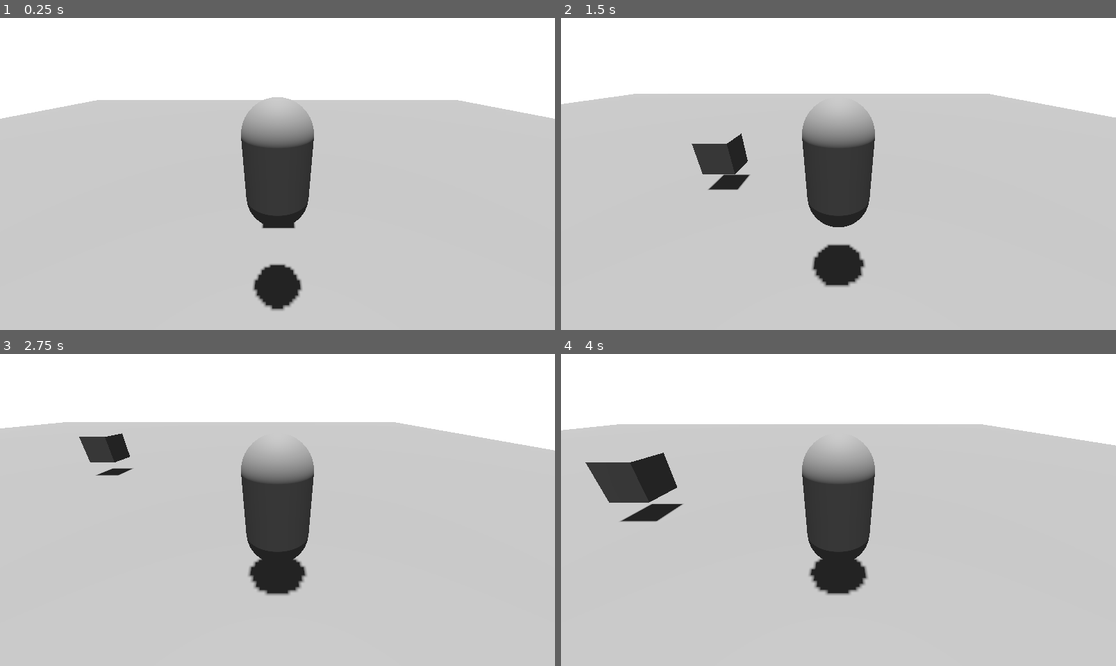
Above: before the commit, frames 1-4 (two rows, left to right).
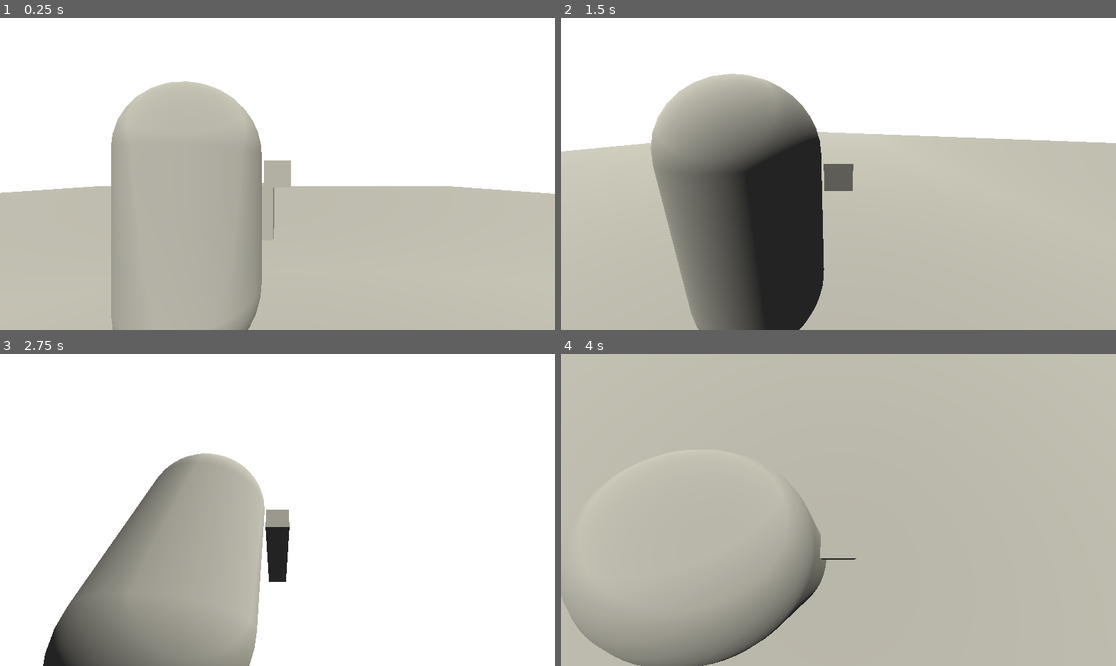
Above: after the commit, the same moments.

Repository: is-this-right/iscs-gdev-fps
Game: Godot game, scene res://scenes/game.tscn
The game is run twice, just before and just after one commit, with the same random seed, the same clock (stepped at 60 frames per second) and the same inputs.
Inputs (mouse positions are in pixels of both pictures, inside the frame that each line leads up to):
- Up to frame 1 (0.25 s): no input
- Up to frame 2 (1.5 s): tap Enter (ui_accept) at 0.5, 0.77 s; move the mouse to (960, 158) at 0.52 s; hold Right (ui_right) 0.53-1.28 s; move the mouse to (727, 189) at 1.27 s; hold Down (ui_down) from 1.28 s (still down)
- Up to frame 3 (2.75 s): tap Enter (ui_accept) at 1.52 s; move the mouse to (333, 441) at 2.02 s; release Down (ui_down) at 2.03 s; hold Right (ui_right) from 2.03 s (still down)
- Up to frame 4 (4 s): move the mouse to (810, 572) at 2.77 s; release Right (ui_right) at 2.78 s; hold Up (ui_up) 2.78-3.53 s; tap Enter (ui_accept) at 3.02, 3.77 s; move the mouse to (1005, 556) at 3.52 s; hold Left (ui_left) from 3.53 s (still down)

The runs differ from the first frame. In frame 1, 60% of the frame differs, in the area x 0-100%, y 20-100%; in frame 2, 54%; in frame 3, 76%; in frame 4, 98%, in the area x 0-100%, y 0-100%.

Commit message:
Camera and player rotation added

Diff:
--- a/project.godot
+++ b/project.godot
@@ -15,6 +15,14 @@
 config/features=PackedStringArray("4.3", "GL Compatibility")
 config/icon="res://icon.svg"
 
+[input]
+
+exit={
+"deadzone": 0.5,
+"events": [Object(InputEventKey,"resource_local_to_scene":false,"resource_name":"","device":-1,"window_id":0,"alt_pressed":false,"shift_pressed":false,"ctrl_pressed":false,"meta_pressed":false,"pressed":false,"keycode":0,"physical_keycode":4194305,"key_label":0,"unicode":0,"location":0,"echo":false,"script":null)
+]
+}
+
 [rendering]
 
 renderer/rendering_method="gl_compatibility"
--- a/scenes/game.tscn
+++ b/scenes/game.tscn
@@ -1,8 +1,15 @@
-[gd_scene load_steps=7 format=3 uid="uid://ducp0rx0t5sx"]
+[gd_scene load_steps=9 format=3 uid="uid://ducp0rx0t5sx"]
 
 [ext_resource type="PackedScene" uid="uid://s7ck66806sfg" path="res://scenes/player.tscn" id="1_lrgi8"]
 
+[sub_resource type="PhysicalSkyMaterial" id="PhysicalSkyMaterial_5tgy4"]
+
+[sub_resource type="Sky" id="Sky_4urgy"]
+sky_material = SubResource("PhysicalSkyMaterial_5tgy4")
+
 [sub_resource type="Environment" id="Environment_45f3d"]
+background_color = Color(0.121569, 0.168627, 0.564706, 1)
+sky = SubResource("Sky_4urgy")
 glow_enabled = true
 
 [sub_resource type="BoxMesh" id="BoxMesh_jg204"]
@@ -19,10 +26,10 @@
 [node name="game" type="Node3D"]
 
 [node name="DirectionalLight3D" type="DirectionalLight3D" parent="."]
-transform = Transform3D(1, 0, 0, 0, 0.0174524, 0.999848, 0, -0.999848, 0.0174524, 0, 11.9673, 0)
-light_energy = 1.242
-light_indirect_energy = 1.889
-shadow_enabled = true
+transform = Transform3D(0.99669, 0.00141879, 0.0812825, -0.0684457, 0.554128, 0.829613, -0.0438638, -0.832431, 0.552391, 0, 9.78517, 12.292)
+light_color = Color(1, 0.988235, 0.913725, 1)
+light_energy = 1.5
+light_angular_distance = 49.09
 sky_mode = 1
 
 [node name="WorldEnvironment" type="WorldEnvironment" parent="."]
@@ -46,5 +53,5 @@
 [node name="CollisionShape3D" type="CollisionShape3D" parent="Floor/StaticBody3D"]
 shape = SubResource("ConvexPolygonShape3D_ev0t2")
 
-[node name="CharacterBody3D" parent="." instance=ExtResource("1_lrgi8")]
-transform = Transform3D(1, 0, 0, 0, 1, 0, 0, 0, 1, 0, 3.15274, 2.30595)
+[node name="player" parent="." instance=ExtResource("1_lrgi8")]
+transform = Transform3D(1, 0, 0, 0, 1, 0, 0, 0, 1, 0, 1.23244, 2.62753)
--- a/scenes/player.gd
+++ b/scenes/player.gd
@@ -3,12 +3,56 @@
 
 const SPEED = 5.0
 const JUMP_VELOCITY = 4.5
+@onready var pivot: Node3D = $CameraController
 
+@export var TILT_LOWER_LIMIT := deg_to_rad(-90.0)
+@export var TILT_UPPER_LIMIT := deg_to_rad (90.0)
+@export var CAMERA_CONTROLLER : Camera3D
+@export var sensitivity = 0.5
+
+var _mouse_input : bool = true
+var _rotation_input : float
+var _tilt_input : float
+var _mouse_rotation : Vector3
+
+func _input(event):
+	if event.is_action_pressed("exit"):
+		get_tree().quit()
+
+func _ready():
+	Input.mouse_mode = Input.MOUSE_MODE_CAPTURED
+
+func _unhandled_input(event: InputEvent):
+	_mouse_input = event is InputEventMouseMotion and Input.get_mouse_mode() == Input.MOUSE_MODE_CAPTURED
+	#_mouse_input = event is InputEventAction and Input.get_mouse_mode() == Input.MOUSE_MODE_CAPTURED
+	#if event is InputEventMouseMotion:
+	if _mouse_input:
+		rotate_y(deg_to_rad(-event.relative.x * sensitivity))
+		pivot.rotate_x(deg_to_rad(-event.relative. y * sensitivity))
+		pivot.rotation.x = clamp (pivot.rotation.x, deg_to_rad(-90), deg_to_rad(45))
+	#if _mouse_input:
+		#_rotation_input = -event.relative.x
+		#_tilt_input = -event.relative.y
+	#print(Vector2(_rotation_input, _tilt_input))
+
+func _update_camera (delta) :
+	# Rotate camera using euler rotation
+	_mouse_rotation.x += _tilt_input * delta
+	_mouse_rotation.x = clamp(_mouse_rotation.x, TILT_LOWER_LIMIT, TILT_UPPER_LIMIT)
+	_mouse_rotation.y += _rotation_input * delta
+
+	CAMERA_CONTROLLER.transform.basis = Basis.from_euler(_mouse_rotation)
+	CAMERA_CONTROLLER.rotation.z = 0.0
+
+	_rotation_input = 0.0
+	_tilt_input = 0.0
 
 func _physics_process(delta: float) -> void:
 	# Add the gravity.
 	if not is_on_floor():
 		velocity += get_gravity() * delta
+
+	_update_camera(delta)
 
 	# Handle jump.
 	if Input.is_action_just_pressed("ui_accept") and is_on_floor():
--- a/scenes/player.tscn
+++ b/scenes/player.tscn
@@ -6,9 +6,13 @@
 
 [sub_resource type="CapsuleShape3D" id="CapsuleShape3D_akr8a"]
 
-[node name="CharacterBody3D" type="CharacterBody3D"]
+[sub_resource type="BoxMesh" id="BoxMesh_fx43c"]
+size = Vector3(0.2, 0.2, 1)
+
+[node name="CharacterBody3D" type="CharacterBody3D" node_paths=PackedStringArray("CAMERA_CONTROLLER")]
 disable_mode = 2
 script = ExtResource("1_ghv6b")
+CAMERA_CONTROLLER = NodePath("CameraController/SpringArm3D/Camera3D")
 
 [node name="MeshInstance3D" type="MeshInstance3D" parent="."]
 mesh = SubResource("CapsuleMesh_ap600")
@@ -19,5 +23,17 @@
 
 [node name="CameraController" type="Node3D" parent="."]
 
-[node name="Camera3D" type="Camera3D" parent="CameraController"]
-transform = Transform3D(1, 0, 0, 0, 0.882455, 0.470396, 0, -0.470396, 0.882455, 0, 1.35682, 2.7419)
+[node name="SpringArm3D" type="SpringArm3D" parent="CameraController"]
+transform = Transform3D(1, 0, 0, 0, 1, 0, 0, 0, 1, 0.621674, 0.343856, -0.453233)
+collision_mask = 2
+spring_length = 2.0
+margin = 0.5
+
+[node name="Camera3D" type="Camera3D" parent="CameraController/SpringArm3D"]
+transform = Transform3D(1, 0, 0, 0, 0.997192, 0.0748917, 0, -0.0748917, 0.997192, 0.379, 0.569, 2)
+
+[node name="Gun pivot" type="Node3D" parent="."]
+
+[node name="gun" type="MeshInstance3D" parent="Gun pivot"]
+transform = Transform3D(1, 0, 0, 0, 1, 0, 0, 0, 1, 0.621674, 0.343856, -0.453233)
+mesh = SubResource("BoxMesh_fx43c")
Not shown: 1 places in scenes/player.tscn that only renumber resources
